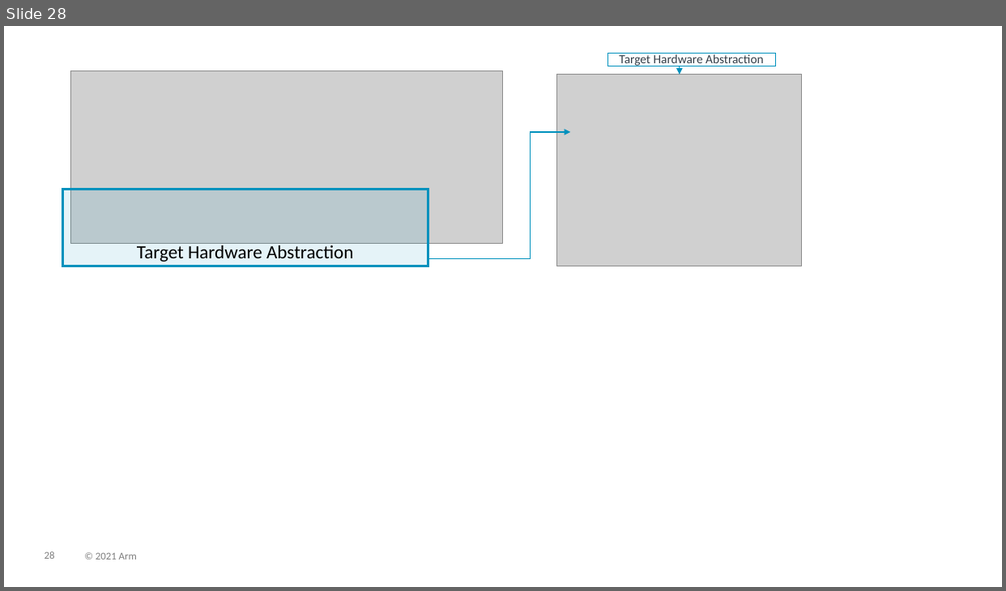
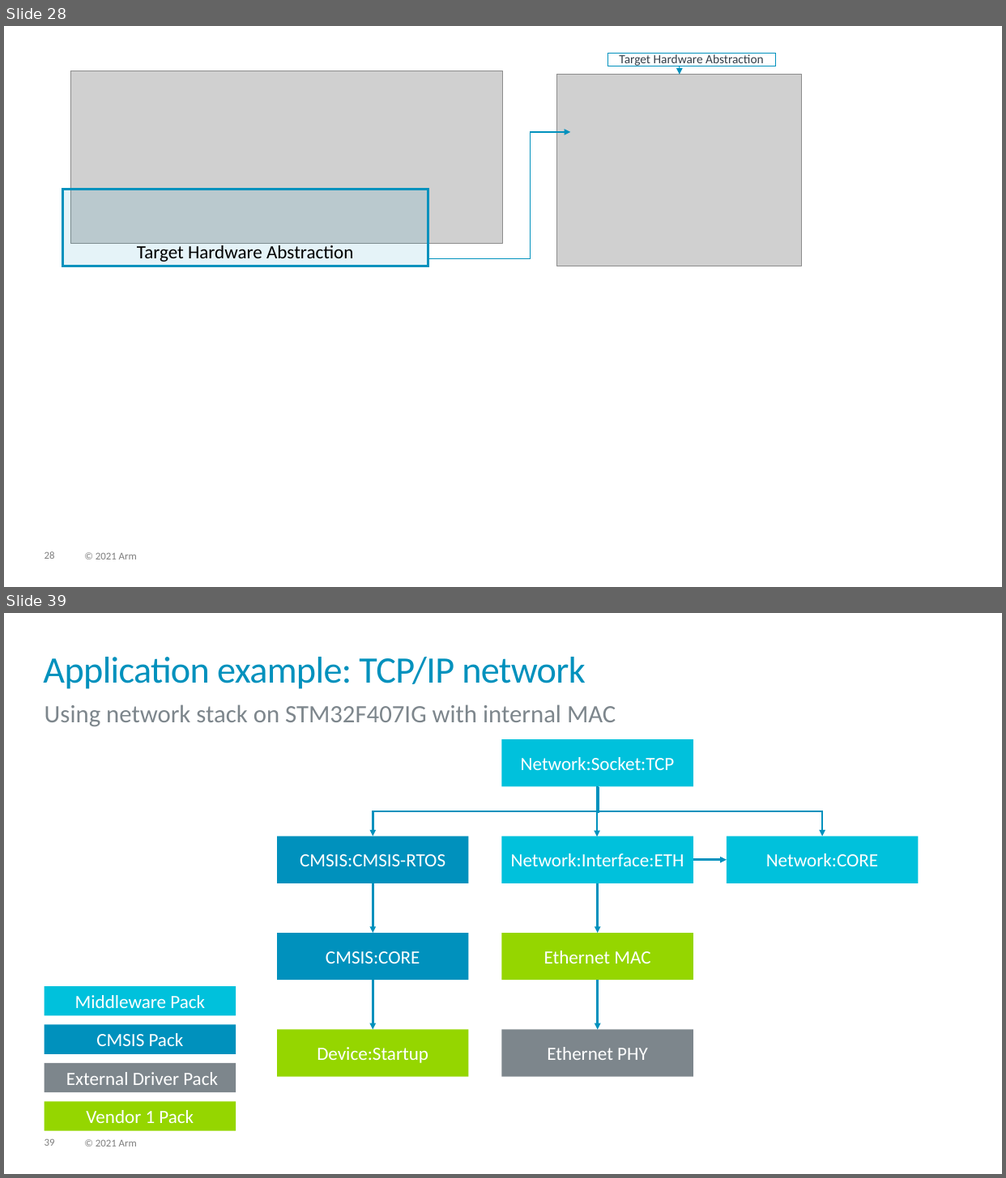
Before and after one commit to Open-CMSIS-Pack/cmsis-toolbox, a slide deck: docs/images/overview.pptx. Shown one above the other, each under a label of ours: slide 28 before the commit, slides 28 and 39 after it; the slides between them are not shown. The pictures are 1006x591 and 1006x1178 pixels, drawn with LibreOffice and Linux fonts; fonts in the diff are those of the drawing; grey boxes stand for pictures. Boxes give left, top, right and bottom in pixels: in the first picture for what was removed or moved away, otherwise in the second. Text is boxed around its words. In the diff, an @@ line names an element or a change of style, - is before the commit and + after.

Commit message:
Updated CMSIS-Toolbox documentation (#81)
Added: Create applications from components
Fixed content-map description (#78)
Clarified pack - path:
Corrected Images

---------

```diff
--- a/docs/images/overview.pptx
+++ b/docs/images/overview.pptx
@@ slide 39 added at (4,613,1002,1174), background #FFFFFF; not listed: 2 template elements that a slide beside it also shows @@
@@ title added at (43,657,586,689), 36 pt, text #0091BD @@
+Application example: TCP/IP network
@@ text added at (44,705,616,726), 24 pt, text #7D868C @@
+Using network stack on STM32F407IG with internal MAC
@@ rectangle added at (502,739,693,786), fill #00C1DC, 18 pt, text #FFFFFF @@
+Network:Socket:TCP
@@ elbow arrow added from (598, 786) to (373, 836), #0091BD 2 pt @@
@@ elbow arrow added from (599, 787) to (597, 837), #0091BD 2 pt @@
@@ elbow arrow added from (598, 786) to (822, 836), #0091BD 2 pt @@
@@ rectangle added at (277,836,469,884), fill #0091BD, 18 pt, text #FFFFFF @@
+CMSIS:CMSIS-RTOS
@@ rectangle added at (502,836,693,884), fill #00C1DC, 18 pt, text #FFFFFF @@
+Network:Interface:ETH
@@ rectangle added at (727,836,918,884), fill #00C1DC, 18 pt, text #FFFFFF @@
+Network:CORE
@@ arrow added from (693, 860) to (727, 860), #0091BD 2 pt @@
@@ arrow added from (373, 884) to (373, 934), #0091BD 2 pt @@
@@ arrow added from (598, 884) to (598, 934), #0091BD 2 pt @@
@@ rectangle added at (277,934,469,981), fill #0091BD, 18 pt, text #FFFFFF @@
+CMSIS:CORE
@@ rectangle added at (502,934,693,981), fill #95D600, 18 pt, text #FFFFFF @@
+Ethernet MAC
@@ rectangle added at (44,986,236,1016), fill #00C1DC, 18 pt, text #FFFFFF @@
+Middleware Pack
@@ arrow added from (373, 981) to (373, 1030), #0091BD 2 pt @@
@@ arrow added from (598, 981) to (598, 1030), #0091BD 2 pt @@
@@ rectangle added at (44,1024,236,1054), fill #0091BD, 18 pt, text #FFFFFF @@
+CMSIS Pack
@@ rectangle added at (277,1030,469,1077), fill #95D600, 18 pt, text #FFFFFF @@
+Device:Startup
@@ rectangle added at (502,1030,693,1077), fill #7D868C, 18 pt, text #FFFFFF @@
+Ethernet PHY
@@ rectangle added at (44,1063,236,1093), fill #7D868C, 18 pt, text #FFFFFF @@
+External Driver Pack
@@ rectangle added at (44,1102,236,1131), fill #95D600, 18 pt, text #FFFFFF @@
+Vendor 1 Pack
```
Also in this commit, not shown: 2 slides changed, 12 other slides added, 10 other files.
